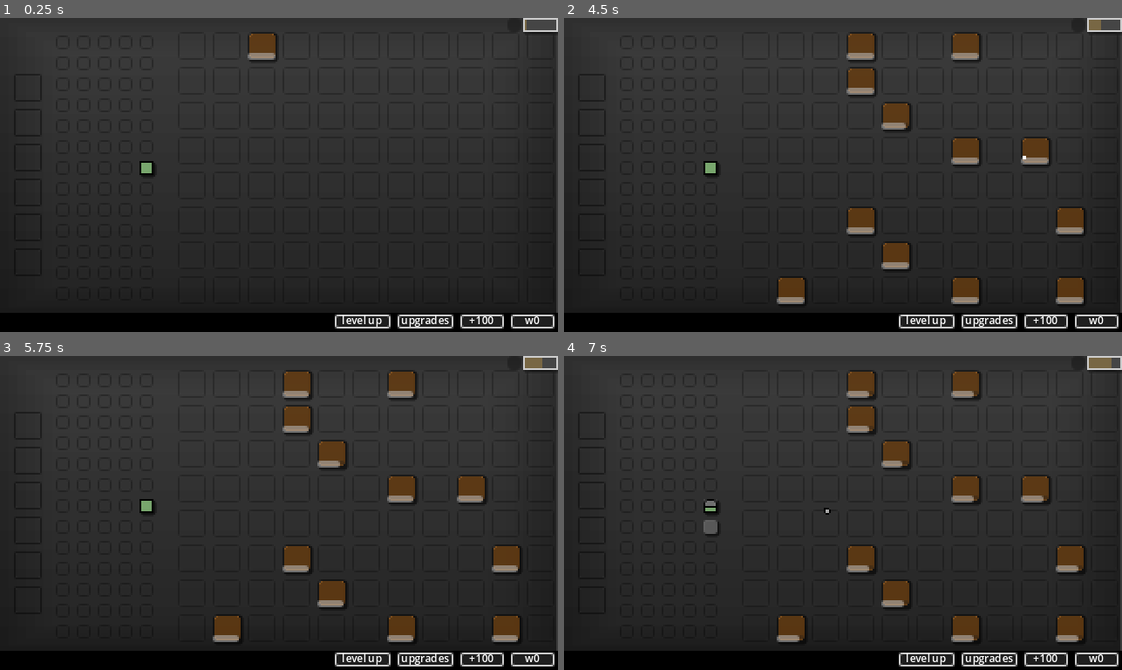
Above: before the commit, frames 1-4 (two rows, left to right).
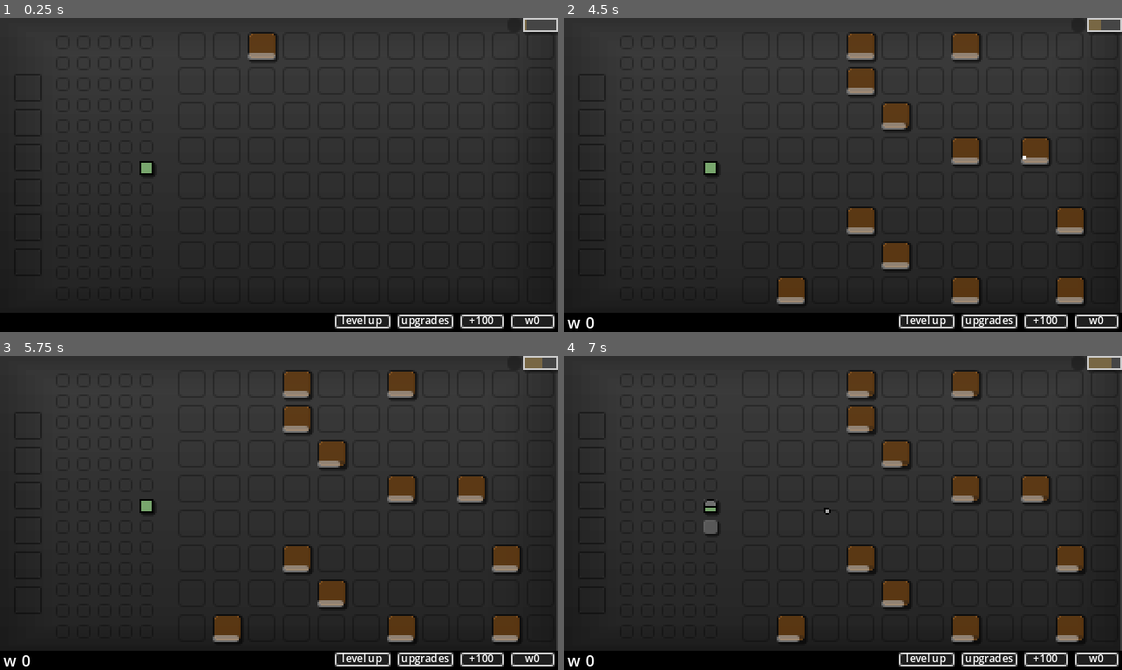
Above: after the commit, the same moments.

Repository: kullerQ/idle-prototype
Game: Godot game, scene res://Scenes/Main/main.tscn
Same seed, same stepped clock (60 frames per second), same inputs: the game is played once before the commit and once after it.
Inputs (mouse positions are in pixels of both pictures, inside the frame that each line leads up to):
- Up to frame 1 (0.25 s): no input
- Up to frame 2 (4.5 s): click (926, 322) at 0.52 s; tap Enter at 1.25 s; move the mouse to (965, 159) at 1.27 s; hold D 1.28-2 s; tap R at 1.35 s; click (965, 159) at 1.42 s; drag from (731, 190) to (753, 46) at 2.02 s; move the mouse to (898, 105) at 2.77 s; hold D 2.78-3.5 s; tap T at 2.85 s; drag from (815, 237) to (792, 46) at 3.52 s; move the mouse to (1010, 222) at 4.27 s; hold A from 4.28 s (still down); tap 5 at 4.35 s
- Up to frame 3 (5.75 s): release A at 5 s; drag from (111, 465) to (262, 384) at 5.02 s
- Up to frame 4 (7 s): tap Space at 5.75 s; move the mouse to (870, 513) at 5.77 s; hold S 5.78-6.5 s; tap 1 at 5.85 s; click (870, 513) at 5.92 s; tap Enter at 6.5 s; drag from (759, 434) to (932, 384) at 6.52 s

The runs differ from the first frame. In frame 2, less than 0.1% of the frame differs, in the area x 0-6%, y 95-99%; in frame 3, less than 0.1%; in frame 4, less than 0.1%.

Commit message:
save

Diff:
--- a/Resources/Projectiles/projectile_data_druid_magic.tres
+++ b/Resources/Projectiles/projectile_data_druid_magic.tres
@@ -6,6 +6,6 @@
 script = ExtResource("1_k0uye")
 spd = 60.0
 max_range = 250.0
-dmg = 10.0
+dmg = 1.0
 r = 1
 max_piercings = 0
--- a/Scenes/CelPlayer/player_cell.gd
+++ b/Scenes/CelPlayer/player_cell.gd
@@ -12,6 +12,8 @@
 var auto_weakening_chance: float = 0
 var special_attack_count: int = 0
 var add_bullet_spd: int = 0
+var projectile_add_overwrite: Dictionary = {} # {DamageData.Values.value: v} -> projectile_dmg * v
+var projectile_sub_overwrite: Dictionary = {}
 
 var projectile_mod_data: ProjectileDataModifiers
 @onready var bullet_pos_marker: Marker2D = $MarkerShoot
@@ -120,12 +122,19 @@
 
 func set_data(_data: PlayerCellData) -> void:
 	data = _data
+	match data.type:
+		PlayerCellData.Types.DRUID:
+			projectile_add_overwrite = {DamageData.Values.LIFE_TIME: 3}
+			projectile_sub_overwrite = {DamageData.Values.HP: 0}
+
 	projectile_mod_data = ProjectileDataModifiers.new(
 		weakened_dmg_mod,
 		weakening_chance,
 		ricohcet_if_weakened,
 		reduce_cd_if_weakened,
 		add_bullet_spd,
+		projectile_add_overwrite,
+		projectile_sub_overwrite,
 		)
 
 	panel.show()
--- a/Scenes/CellManager/cell_manager.gd
+++ b/Scenes/CellManager/cell_manager.gd
@@ -90,35 +90,52 @@
 		return
 
 	var hp: int = cell.hp
-	var dmg: float = dmg_data.dmg
-	if cell.weakened:
-		dmg = round(dmg * dmg_data.weakened_mod)
 
 	match data._name:
 		Names.SPECIAL_LUMBERJACK:
 			return
 
-	match dmg_data.type:
-		DamageData.Types.HIT:
-			cell.sub_hp(dmg)
-
-		DamageData.Types.HEAL_LIFETIME:
-			var overheal: float = cell.add_life_time(dmg)
-			if overheal:
-				var other_cell: CellResource = get_rand_occupied_cell(cell)
-				if !other_cell:
-					return
-
-#				var new_data: DamageData = dmg_data.duplicate()
-#				new_data.dmg = overheal
-				var test: Test = Test.new()
-				prints(dmg_data.duplicate())
-				other_cell.add_life_time(overheal)
-				print(overheal)
-
-			return
-
-	add_res(data.type, min(hp, data.value * dmg))
+	var sub_data: Dictionary = dmg_data.sub
+	var add_data: Dictionary = dmg_data.add
+################################
+	for value in sub_data:
+		var dmg: float = sub_data[value]
+		if cell.weakened:
+			dmg = round(dmg * dmg_data.weakened_mod)
+
+		match value:
+			DamageData.Values.HP:
+				cell.sub_hp(dmg)
+				add_res(data.type, min(hp, data.value * dmg))
+				print(dmg)
+
+			DamageData.Values.LIFE_TIME:
+				var overkill: float = cell.sub_life_time(dmg)
+
+####################################
+	for value in add_data:
+		var dmg: float = add_data[value]
+		if cell.weakened:
+			dmg = round(dmg * dmg_data.weakened_mod)
+
+		match value:
+			DamageData.Values.HP:
+				cell.add_hp(dmg)
+
+			DamageData.Values.LIFE_TIME:
+				var overheal: float = cell.add_life_time(dmg)
+				if overheal:
+					var other_cell: CellResource = get_rand_occupied_cell(cell)
+					if !other_cell:
+						return
+
+					for i in occupied_cells:
+						overheal = i.add_life_time(overheal)
+						if overheal <= 0:
+							break
+
+				return
+
 
 func handle_hit_function(data: CellResourceData, cell: CellResource) -> bool:
 	match data._name:
--- a/Scenes/CellResource/cell_resource.gd
+++ b/Scenes/CellResource/cell_resource.gd
@@ -27,6 +27,7 @@
 	progress_bar_hp.set("theme_override_styles/fill", progress_bar_hp_fill)
 	set_physics_process(false)
 	progress_bar.hide()
+	progress_bar_hp.hide()
 	panel_weaken.hide()
 	cell_hitbox.hitted.connect(_on_hitted)
 	# todo change to effect_timers dic
@@ -45,7 +46,15 @@
 	manager.cell_hitted.emit(self, dmg_data)
 
 func sub_hp(v: int) -> void:
+	if !data:
+		return
 	set_hp(max(0, hp - v))
+
+func add_hp(v: int) -> void:
+	if !data:
+		return
+
+	set_hp(min(data.durability, hp + v))
 
 func set_hp(new_v: int) -> void:
 	hp = new_v
@@ -75,9 +84,10 @@
 	if _disabled:
 		panel_style.bg_color = default_color_bg
 		progress_bar.hide()
+		progress_bar_hp.hide()
 		panel_weaken.hide()
 #		progress_bar_hp_bg.bg_color = default_color
-		progress_bar_hp.value = 0
+#		progress_bar_hp.value = 0
 		set_physics_process(false)
 	else:
 		progress_bar.show()
@@ -123,3 +133,16 @@
 	timer.wait_time = new_time_left
 	timer.start()
 	return overheal
+
+# returns overkill
+func sub_life_time(amount: float) -> float:
+	var time_left: float = timer.time_left
+	var new_time_left: float = time_left - amount
+	timer.stop()
+	if new_time_left <= 0.01:
+		timer.timeout.emit()
+		return new_time_left
+
+	timer.wait_time = new_time_left
+	timer.start()
+	return 0
--- a/Scenes/CellResource/cell_resource.tscn
+++ b/Scenes/CellResource/cell_resource.tscn
@@ -6,11 +6,17 @@
 
 [sub_resource type="StyleBoxFlat" id="StyleBoxFlat_aoy02"]
 bg_color = Color(0.509804, 0.509804, 0.509804, 0.52549)
+draw_center = false
+border_width_left = 1
+border_width_top = 1
+border_width_right = 1
+border_width_bottom = 1
+border_color = Color(0, 0, 0, 0.266667)
 corner_radius_top_left = 2
 corner_radius_top_right = 2
 corner_radius_bottom_right = 2
 corner_radius_bottom_left = 2
-shadow_size = 1
+shadow_color = Color(0, 0, 0, 0.392157)
 shadow_offset = Vector2(1, 1)
 
 [sub_resource type="StyleBoxFlat" id="StyleBoxFlat_75yu1"]
@@ -62,7 +68,6 @@
 script = ExtResource("1_fj0yu")
 
 [node name="Panel" type="Panel" parent="."]
-visible = false
 layout_mode = 1
 anchors_preset = 15
 anchor_right = 1.0
@@ -73,6 +78,7 @@
 theme_override_styles/panel = SubResource("StyleBoxFlat_aoy02")
 
 [node name="ProgressBar2" type="ProgressBar" parent="."]
+visible = false
 layout_mode = 1
 anchors_preset = 15
 anchor_right = 1.0
@@ -82,6 +88,7 @@
 mouse_filter = 2
 theme_override_styles/background = SubResource("StyleBoxFlat_75yu1")
 theme_override_styles/fill = SubResource("StyleBoxFlat_84qe2")
+min_value = -0.14
 max_value = 1.0
 show_percentage = false
 
--- a/Scenes/LevelUpgradeMenu/level_upgrade_menu.gd
+++ b/Scenes/LevelUpgradeMenu/level_upgrade_menu.gd
@@ -9,6 +9,7 @@
 @onready var upgrade_paths: Dictionary = {
 	PlayerCellData.Types.SHOOTER: $Graphics/MarginContainer/VBoxContainer/ShooterUpgrades,
 	PlayerCellData.Types.ROGUE: $Graphics/MarginContainer/VBoxContainer/RogueUpgrades,
+	PlayerCellData.Types.DRUID: $Graphics/MarginContainer/VBoxContainer/DruidUpgrades,
 }
 var nodes_to_hide: Array = []
 var upgrade_path_type: Control
@@ -29,6 +30,9 @@
 func _on_upgrade_button_pressed(node: LevelUpgradeNode) -> void:
 	var type: LevelUpgradeManager.Types = node.type
 	var path: int = node.path
+	if node.locked_for.has(cell):
+		return
+
 	if cell.lvl_tokens < 1:
 		return
 
@@ -37,7 +41,7 @@
 
 	node.unlock_next_node()
 	cell.sub_tokens()
-	node.lock()
+	node.locked_for.append(cell)
 	manager.apply_upgrade(type, cell)
 	label_tokens.text = "%d" %cell.lvl_tokens
 
--- a/Scenes/LevelUpgradeMenu/level_upgrade_menu.tscn
+++ b/Scenes/LevelUpgradeMenu/level_upgrade_menu.tscn
@@ -243,6 +243,147 @@
 custom_minimum_size = Vector2(16, 16)
 layout_mode = 2
 
+[node name="DruidUpgrades" type="CenterContainer" parent="Graphics/MarginContainer/VBoxContainer"]
+visible = false
+layout_mode = 2
+
+[node name="Path0" type="HBoxContainer" parent="Graphics/MarginContainer/VBoxContainer/DruidUpgrades"]
+visible = false
+custom_minimum_size = Vector2(64, 36)
+layout_mode = 2
+size_flags_horizontal = 4
+size_flags_vertical = 4
+alignment = 1
+
+[node name="LevelUpgradeNode" parent="Graphics/MarginContainer/VBoxContainer/DruidUpgrades/Path0" node_paths=PackedStringArray("next_node") instance=ExtResource("3_8usvs")]
+custom_minimum_size = Vector2(16, 16)
+layout_mode = 2
+type = 8
+path = 1
+locked = false
+next_node = NodePath("../../../ShooterUpgrades/Path1/VBoxContainer3/VBoxContainer/LevelUpgradeNode2")
+
+[node name="LevelUpgradeNode2" parent="Graphics/MarginContainer/VBoxContainer/DruidUpgrades/Path0" node_paths=PackedStringArray("next_node") instance=ExtResource("3_8usvs")]
+custom_minimum_size = Vector2(16, 16)
+layout_mode = 2
+type = 9
+path = 2
+locked = false
+next_node = NodePath("../../../ShooterUpgrades/Path1/VBoxContainer3/VBoxContainer2/LevelUpgradeNode2")
+
+[node name="Path1" type="HBoxContainer" parent="Graphics/MarginContainer/VBoxContainer/DruidUpgrades"]
+visible = false
+layout_mode = 2
+size_flags_horizontal = 4
+size_flags_vertical = 4
+alignment = 1
+
+[node name="LevelUpgradeNode" parent="Graphics/MarginContainer/VBoxContainer/DruidUpgrades/Path1" instance=ExtResource("3_8usvs")]
+custom_minimum_size = Vector2(16, 16)
+layout_mode = 2
+type = 8
+
+[node name="VBoxContainer3" type="VBoxContainer" parent="Graphics/MarginContainer/VBoxContainer/DruidUpgrades/Path1"]
+layout_mode = 2
+
+[node name="VBoxContainer" type="HBoxContainer" parent="Graphics/MarginContainer/VBoxContainer/DruidUpgrades/Path1/VBoxContainer3"]
+layout_mode = 2
+size_flags_vertical = 4
+
+[node name="LevelUpgradeNode2" parent="Graphics/MarginContainer/VBoxContainer/DruidUpgrades/Path1/VBoxContainer3/VBoxContainer" node_paths=PackedStringArray("next_node") instance=ExtResource("3_8usvs")]
+layout_mode = 2
+locked = false
+next_node = NodePath("../../../../../ShooterUpgrades/Path1/VBoxContainer3/VBoxContainer/LevelUpgradeNode3")
+
+[node name="LevelUpgradeNode3" parent="Graphics/MarginContainer/VBoxContainer/DruidUpgrades/Path1/VBoxContainer3/VBoxContainer" node_paths=PackedStringArray("next_node") instance=ExtResource("3_8usvs")]
+layout_mode = 2
+type = 5
+next_node = NodePath("../../../../../ShooterUpgrades/Path1/VBoxContainer3/VBoxContainer/LevelUpgradeNode4")
+
+[node name="LevelUpgradeNode4" parent="Graphics/MarginContainer/VBoxContainer/DruidUpgrades/Path1/VBoxContainer3/VBoxContainer" node_paths=PackedStringArray("next_node") instance=ExtResource("3_8usvs")]
+layout_mode = 2
+next_node = NodePath("../../../../../ShooterUpgrades/Path1/VBoxContainer3/VBoxContainer/LevelUpgradeNode5")
+
+[node name="LevelUpgradeNode5" parent="Graphics/MarginContainer/VBoxContainer/DruidUpgrades/Path1/VBoxContainer3/VBoxContainer" instance=ExtResource("3_8usvs")]
+custom_minimum_size = Vector2(16, 16)
+layout_mode = 2
+
+[node name="VBoxContainer2" type="HBoxContainer" parent="Graphics/MarginContainer/VBoxContainer/DruidUpgrades/Path1/VBoxContainer3"]
+layout_mode = 2
+size_flags_vertical = 4
+
+[node name="LevelUpgradeNode2" parent="Graphics/MarginContainer/VBoxContainer/DruidUpgrades/Path1/VBoxContainer3/VBoxContainer2" node_paths=PackedStringArray("next_node") instance=ExtResource("3_8usvs")]
+layout_mode = 2
+type = 4
+locked = false
+next_node = NodePath("../../../../../ShooterUpgrades/Path1/VBoxContainer3/VBoxContainer2/LevelUpgradeNode3")
+
+[node name="LevelUpgradeNode3" parent="Graphics/MarginContainer/VBoxContainer/DruidUpgrades/Path1/VBoxContainer3/VBoxContainer2" node_paths=PackedStringArray("next_node") instance=ExtResource("3_8usvs")]
+layout_mode = 2
+next_node = NodePath("../../../../../ShooterUpgrades/Path1/VBoxContainer3/VBoxContainer2/LevelUpgradeNode4")
+
+[node name="LevelUpgradeNode4" parent="Graphics/MarginContainer/VBoxContainer/DruidUpgrades/Path1/VBoxContainer3/VBoxContainer2" node_paths=PackedStringArray("next_node") instance=ExtResource("3_8usvs")]
+layout_mode = 2
+next_node = NodePath("../../../../../ShooterUpgrades/Path1/VBoxContainer3/VBoxContainer2/LevelUpgradeNode5")
+
+[node name="LevelUpgradeNode5" parent="Graphics/MarginContainer/VBoxContainer/DruidUpgrades/Path1/VBoxContainer3/VBoxContainer2" instance=ExtResource("3_8usvs")]
+custom_minimum_size = Vector2(16, 16)
+layout_mode = 2
+
+[node name="Path2" type="HBoxContainer" parent="Graphics/MarginContainer/VBoxContainer/DruidUpgrades"]
+visible = false
+layout_mode = 2
+size_flags_horizontal = 4
+size_flags_vertical = 4
+alignment = 1
+
+[node name="LevelUpgradeNode" parent="Graphics/MarginContainer/VBoxContainer/DruidUpgrades/Path2" instance=ExtResource("3_8usvs")]
+custom_minimum_size = Vector2(16, 16)
+layout_mode = 2
+type = 9
+
+[node name="VBoxContainer3" type="VBoxContainer" parent="Graphics/MarginContainer/VBoxContainer/DruidUpgrades/Path2"]
+layout_mode = 2
+
+[node name="VBoxContainer" type="HBoxContainer" parent="Graphics/MarginContainer/VBoxContainer/DruidUpgrades/Path2/VBoxContainer3"]
+layout_mode = 2
+size_flags_vertical = 4
+
+[node name="LevelUpgradeNode2" parent="Graphics/MarginContainer/VBoxContainer/DruidUpgrades/Path2/VBoxContainer3/VBoxContainer" node_paths=PackedStringArray("next_node") instance=ExtResource("3_8usvs")]
+layout_mode = 2
+type = 6
+locked = false
+next_node = NodePath("../../../../../ShooterUpgrades/Path2/VBoxContainer3/VBoxContainer/LevelUpgradeNode3")
+
+[node name="LevelUpgradeNode3" parent="Graphics/MarginContainer/VBoxContainer/DruidUpgrades/Path2/VBoxContainer3/VBoxContainer" instance=ExtResource("3_8usvs")]
+layout_mode = 2
+type = 7
+
+[node name="LevelUpgradeNode4" parent="Graphics/MarginContainer/VBoxContainer/DruidUpgrades/Path2/VBoxContainer3/VBoxContainer" instance=ExtResource("3_8usvs")]
+layout_mode = 2
+
+[node name="LevelUpgradeNode5" parent="Graphics/MarginContainer/VBoxContainer/DruidUpgrades/Path2/VBoxContainer3/VBoxContainer" instance=ExtResource("3_8usvs")]
+custom_minimum_size = Vector2(16, 16)
+layout_mode = 2
+
+[node name="VBoxContainer2" type="HBoxContainer" parent="Graphics/MarginContainer/VBoxContainer/DruidUpgrades/Path2/VBoxContainer3"]
+layout_mode = 2
+size_flags_vertical = 4
+
+[node name="LevelUpgradeNode2" parent="Graphics/MarginContainer/VBoxContainer/DruidUpgrades/Path2/VBoxContainer3/VBoxContainer2" instance=ExtResource("3_8usvs")]
+layout_mode = 2
+locked = false
+
+[node name="LevelUpgradeNode3" parent="Graphics/MarginContainer/VBoxContainer/DruidUpgrades/Path2/VBoxContainer3/VBoxContainer2" instance=ExtResource("3_8usvs")]
+layout_mode = 2
+
+[node name="LevelUpgradeNode4" parent="Graphics/MarginContainer/VBoxContainer/DruidUpgrades/Path2/VBoxContainer3/VBoxContainer2" instance=ExtResource("3_8usvs")]
+layout_mode = 2
+
+[node name="LevelUpgradeNode5" parent="Graphics/MarginContainer/VBoxContainer/DruidUpgrades/Path2/VBoxContainer3/VBoxContainer2" instance=ExtResource("3_8usvs")]
+custom_minimum_size = Vector2(16, 16)
+layout_mode = 2
+
 [node name="RogueUpgrades" type="CenterContainer" parent="Graphics/MarginContainer/VBoxContainer"]
 visible = false
 layout_mode = 2
--- a/Scenes/LevelUpgradeMenu/level_upgrade_node.gd
+++ b/Scenes/LevelUpgradeMenu/level_upgrade_node.gd
@@ -5,6 +5,7 @@
 @export var path: int
 @export var locked: bool = true
 @export var next_node: LevelUpgradeNode
+var locked_for: Array = []
 static var manager: UpgradeManager
 
 func _ready() -> void:
--- a/Scenes/Projectile/projectile.gd
+++ b/Scenes/Projectile/projectile.gd
@@ -59,7 +59,18 @@
 	queue_free()
 
 func when_hitted(_area: Area2D, cell: CellResource = null) -> void:
-	_area.hitted.emit(DamageData.new(dmg, mod_data.weakened_dmg_mod))
+	var damage_data: DamageData = DamageData.new({DamageData.Values.HP: dmg}, mod_data.weakened_dmg_mod)
+	if !mod_data.add_overwrite.is_empty():
+		damage_data.add = {}
+		for k in mod_data.add_overwrite:
+			damage_data.add[k] = dmg * mod_data.add_overwrite[k]
+
+	if !mod_data.sub_overwrite.is_empty():
+		damage_data.sub = {}
+		for k in mod_data.sub_overwrite:
+			damage_data.sub[k] = dmg * mod_data.sub_overwrite[k]
+
+	_area.hitted.emit(damage_data)
 	apply_effects(cell)
 
 func apply_effects(cell: CellResource) -> void:
--- a/Scenes/Projectiles/Bullet/bullet.gd
+++ b/Scenes/Projectiles/Bullet/bullet.gd
@@ -4,3 +4,7 @@
 func _draw() -> void:
 	draw_circle(Vector2.ZERO, data.r + 1, Color.BLACK)
 	draw_circle(Vector2.ZERO, data.r, Color.GOLDENROD)
+
+#func when_hitted(_area: Area2D, cell: CellResource = null) -> void:
+#	_area.hitted.emit(DamageData.new({DamageData.Values.LIFE_TIME: dmg, DamageData.Values.HP: dmg * 2}, mod_data.weakened_dmg_mod))
+#	apply_effects(cell)
--- a/Scenes/Projectiles/DruidMagic/druid_magic.gd
+++ b/Scenes/Projectiles/DruidMagic/druid_magic.gd
@@ -1,6 +1,14 @@
 extends Projectile
 class_name DruidMagic
 
-func when_hitted(_area: Area2D, cell: CellResource = null) -> void:
-	_area.hitted.emit(DamageData.new(dmg, mod_data.weakened_dmg_mod, DamageData.Types.HEAL_LIFETIME))
-	apply_effects(cell)
+#func when_hitted(_area: Area2D, cell: CellResource = null) -> void:
+#	var dmg_data: DamageData = DamageData.new( {}, mod_data.weakened_dmg_mod, {DamageData.Values.LIFE_TIME: dmg})
+#
+##	if !mod_data.add_values.is_empty():
+##		dmg_data.add = mod_data.add_values
+##
+##	if !mod_data.sub_values.is_empty():
+##		dmg_data.sub = mod_data.sub_values
+#
+#	_area.hitted.emit(dmg_data)
+#	apply_effects(cell)
--- a/Scenes/UpgradeMenu/upgrade_menu.tscn
+++ b/Scenes/UpgradeMenu/upgrade_menu.tscn
@@ -70,13 +70,13 @@
 offset_left = -40.0
 offset_right = -24.0
 type = 1
-wood = PackedInt64Array(100)
+wood = PackedInt64Array(50)
 
 [node name="AddTowerCell4" parent="Control/Graphics/UpgradeNode/AddTowerCell/AddTowerCell2/AddTowerCell3" instance=ExtResource("3_xkrix")]
 offset_left = -40.0
 offset_right = -24.0
 type = 1
-wood = PackedInt64Array(200)
+wood = PackedInt64Array(50)
 
 [node name="Shooter" parent="Control/Graphics/UpgradeNode/AddTowerCell" instance=ExtResource("3_xkrix")]
 offset_top = -40.0
@@ -179,6 +179,57 @@
 max_lvl = 8
 wood = PackedInt64Array(20, 25, 35, 45, 60, 80, 90, 100)
 
+[node name="Druid" parent="Control/Graphics/UpgradeNode/TreeLifetimer" instance=ExtResource("3_xkrix")]
+offset_left = 64.0
+offset_right = 80.0
+type = 27
+wood = PackedInt64Array(25)
+free_cells = PackedInt64Array(1)
+
+[node name="DruidCooldown" parent="Control/Graphics/UpgradeNode/TreeLifetimer/Druid" instance=ExtResource("3_xkrix")]
+offset_left = 104.0
+offset_right = 120.0
+type = 28
+max_lvl = 5
+wood = PackedInt64Array(20, 30, 40, 50, 60)
+free_cells = PackedInt64Array(1)
+
+[node name="DruidCrit" parent="Control/Graphics/UpgradeNode/TreeLifetimer/Druid" instance=ExtResource("3_xkrix")]
+offset_left = 24.0
+offset_top = 32.0
+offset_right = 40.0
+offset_bottom = 48.0
+type = 29
+max_lvl = 5
+wood = PackedInt64Array(50, 50, 100, 100, 150)
+free_cells = PackedInt64Array(1)
+
+[node name="DruidCritMult" parent="Control/Graphics/UpgradeNode/TreeLifetimer/Druid/DruidCrit" instance=ExtResource("3_xkrix")]
+offset_top = 32.0
+offset_bottom = 48.0
+type = 30
+max_lvl = 2
+wood = PackedInt64Array(200, 200)
+free_cells = PackedInt64Array(1)
+
+[node name="DruidMagicDmg" parent="Control/Graphics/UpgradeNode/TreeLifetimer/Druid" instance=ExtResource("3_xkrix")]
+offset_left = 56.0
+offset_top = -16.0
+offset_right = 72.0
+offset_bottom = 0.0
+type = 31
+max_lvl = 5
+wood = PackedInt64Array(20, 30, 40, 50, 60)
+free_cells = PackedInt64Array(1)
+
+[node name="DruidMagicSpd" parent="Control/Graphics/UpgradeNode/TreeLifetimer/Druid/DruidMagicDmg" instance=ExtResource("3_xkrix")]
+offset_top = 32.0
+offset_bottom = 48.0
+type = 32
+max_lvl = 5
+wood = PackedInt64Array(25, 50, 100, 180, 260)
+free_cells = PackedInt64Array(1)
+
 [node name="UnlockLumberjack" parent="Control/Graphics/UpgradeNode" instance=ExtResource("3_xkrix")]
 offset_left = 48.0
 offset_right = 64.0
@@ -207,7 +258,9 @@
 wood = PackedInt64Array(20, 50, 90, 140, 200)
 
 [node name="AxeBounce" parent="Control/Graphics/UpgradeNode/UnlockLumberjack" instance=ExtResource("3_xkrix")]
-offset_top = 32.0
-offset_bottom = 48.0
+offset_left = 40.0
+offset_top = -32.0
+offset_right = 56.0
+offset_bottom = -16.0
 type = 25
 wood = PackedInt64Array(180)
--- /dev/null
+++ b/Scripts/damage_data.gd
@@ -0,0 +1,17 @@
+extends Resource
+class_name DamageData
+
+enum Values {
+	NULL,
+	HP,
+	LIFE_TIME,
+}
+var add: Dictionary = {}
+var sub: Dictionary = {}
+var dmg: float
+var weakened_mod: float
+
+func _init(_sub = {Values.HP: 1}, _weakened_mod: float = 1.4, _add = {}) -> void:
+	sub = _sub
+	weakened_mod = _weakened_mod
+	add = _add
--- a/Scripts/dmg_data.gd
+++ /dev/null
@@ -1,18 +0,0 @@
-extends Resource
-class_name DamageData
-
-enum Types {
-	NULL,
-	HIT,
-	HEAL_LIFETIME,
-	HEAL_DURABILITY,
-}
-
-var type: Types
-var dmg: float
-var weakened_mod: float
-
-func _init(_dmg: float, _weakened_mod: float, _type: Types = Types.HIT) -> void:
-	dmg = _dmg
-	weakened_mod = _weakened_mod
-	type = _type
--- a/Scripts/level_upgrade_manager.gd
+++ b/Scripts/level_upgrade_manager.gd
@@ -9,6 +9,8 @@
 	SHOOTER_AUTO_WEAK,
 	SHOOTER_DPS_CD_RESET_WEAK,
 	SHOOTER_DPS_BULLET_SPD,
+	DRUID_DURAB,
+	DRUID_LIFET,
 }
 
 var descriptions: Dictionary = {
@@ -20,6 +22,8 @@
 	Types.SHOOTER_AUTO_WEAK: "50% chance to shoot an additional weaking bullet in a direction of a random cell",
 	Types.SHOOTER_DPS_CD_RESET_WEAK: "if hits weakened cell, reduce cooldown by 1 second",
 	Types.SHOOTER_DPS_BULLET_SPD: "bullet speed +30",
+	Types.DRUID_DURAB: "magic reduces cells life time by damage, but adds durability by damage x2 ",
+	Types.DRUID_LIFET: "tood: add",
 }
 
 func apply_upgrade(type: Types, cell: PlayerCell) -> void:
@@ -45,6 +49,10 @@
 		Types.SHOOTER_DPS_BULLET_SPD:
 			cell.projectile_mod_data.add_bullet_spd += 30
 
+		Types.DRUID_DURAB:
+			cell.projectile_mod_data.add_overwrite = {DamageData.Values.HP: 2}
+			cell.projectile_mod_data.sub_overwrite = {DamageData.Values.LIFE_TIME: 1}
+
 	G.player_cell_manager.cell_upgraded.emit(cell)
 
 func get_description(type: Types) -> String:
--- a/Scripts/projectile_data_modifiers.gd
+++ b/Scripts/projectile_data_modifiers.gd
@@ -6,12 +6,16 @@
 var ricohcet_if_weakened: bool
 var reduce_cd_if_weakened: float
 var add_bullet_spd: int
+var add_overwrite: Dictionary
+var sub_overwrite: Dictionary
 
 func _init(_weakened_dmg_mod: float = 0,
 			_weakening_chance: float = 0,
 			_ricohcet_if_weakened: bool = false,
 			_reduce_cd_if_weakened: float = 0,
 			_add_bullet_spd: int = 0,
+			_add_overwrite: Dictionary = {},
+			_sub_overwrite: Dictionary = {},
 			) -> void:
 
 	weakened_dmg_mod = _weakened_dmg_mod
@@ -19,3 +23,5 @@
 	ricohcet_if_weakened = _ricohcet_if_weakened
 	reduce_cd_if_weakened = _reduce_cd_if_weakened
 	add_bullet_spd = _add_bullet_spd
+	add_overwrite = _add_overwrite
+	sub_overwrite = _sub_overwrite
--- a/Scripts/projectile_manager.gd
+++ b/Scripts/projectile_manager.gd
@@ -21,6 +21,7 @@
 	Types.BULLET: load("uid://c2v6gmbo5oumv").duplicate(),
 	Types.KNIFE: load("uid://d2gth6s63tah6").duplicate(),
 	Types.MAGIC: load("uid://cqm1gvin210dd").duplicate(),
+	Types.AXE: load("uid://cwix8ktqxey3o").duplicate(),
 	Types.DRUID_MAGIC: load("uid://ckqurogg2vv7y").duplicate(),
 	}
 
--- a/Scripts/upgrade_manager.gd
+++ b/Scripts/upgrade_manager.gd
@@ -28,6 +28,12 @@
 	SHOOTER_XP,
 	AXE_BOUNCE,
 	AXE_SPD,
+	DRUID,
+	DRUID_COOLDOWN,
+	DRUID_CRIT,
+	DRUID_CRIT_MULT,
+	DRUID_MAGIC_DMG,
+	DRUID_MAGIC_SPD,
 	}
 
 var cell_manager : CellManager
@@ -40,7 +46,7 @@
 	Types.NULL: "no description",
 	Types.ADD_TOWER_CELL: "+1 additional cell for towers",
 	Types.SHOOTER: "+1 shooter",
-	Types.SHOOTER_COOLDOWN: "shooter cooldown -1",
+	Types.SHOOTER_COOLDOWN: "shooter cooldown -0.1s",
 	Types.SHOOTER_ACCURACY: "shooter accuracy +1",
 	Types.SHOOTER_CRIT: "shooter crit chance +0.5",
 	Types.SHOOTER_CRIT_MULT: "shooter crit multiplier +1",
@@ -64,6 +70,12 @@
 	Types.SHOOTER_XP: "shooters get +1 xp",
 	Types.AXE_BOUNCE: "axe bounces off empty cells",
 	Types.AXE_SPD: "axe speed +10",
+	Types.DRUID: "+1 druid",
+	Types.DRUID_COOLDOWN: "druid cooldown -0.5s",
+	Types.DRUID_CRIT: "druid crit chance +5",
+	Types.DRUID_CRIT_MULT: "druid crit mult +1",
+	Types.DRUID_MAGIC_DMG: "druid magic dmg +1",
+	Types.DRUID_MAGIC_SPD: "druid magic speed +15",
 	}
 
 signal upgrade_purchased(type: Types)
@@ -161,3 +173,21 @@
 
 		Types.AXE_SPD:
 			projectile_manager.get_data(ProjectileManager.Types.AXE).spd += 10
+
+		Types.DRUID:
+			player_cell_manager.add_tower(PlayerCellData.Types.DRUID)
+
+		Types.DRUID_COOLDOWN:
+			player_cell_manager.get_data(PlayerCellData.Types.DRUID).cooldown -= 0.1
+
+		Types.DRUID_CRIT:
+			player_cell_manager.get_data(PlayerCellData.Types.DRUID).crit_chance += 5
+
+		Types.DRUID_CRIT_MULT:
+			player_cell_manager.get_data(PlayerCellData.Types.DRUID).crit_mult += 1
+
+		Types.DRUID_MAGIC_DMG:
+			projectile_manager.get_data(ProjectileManager.Types.DRUID_MAGIC).dmg += 1
+
+		Types.DRUID_MAGIC_SPD:
+			projectile_manager.get_data(ProjectileManager.Types.DRUID_MAGIC).spd += 15
